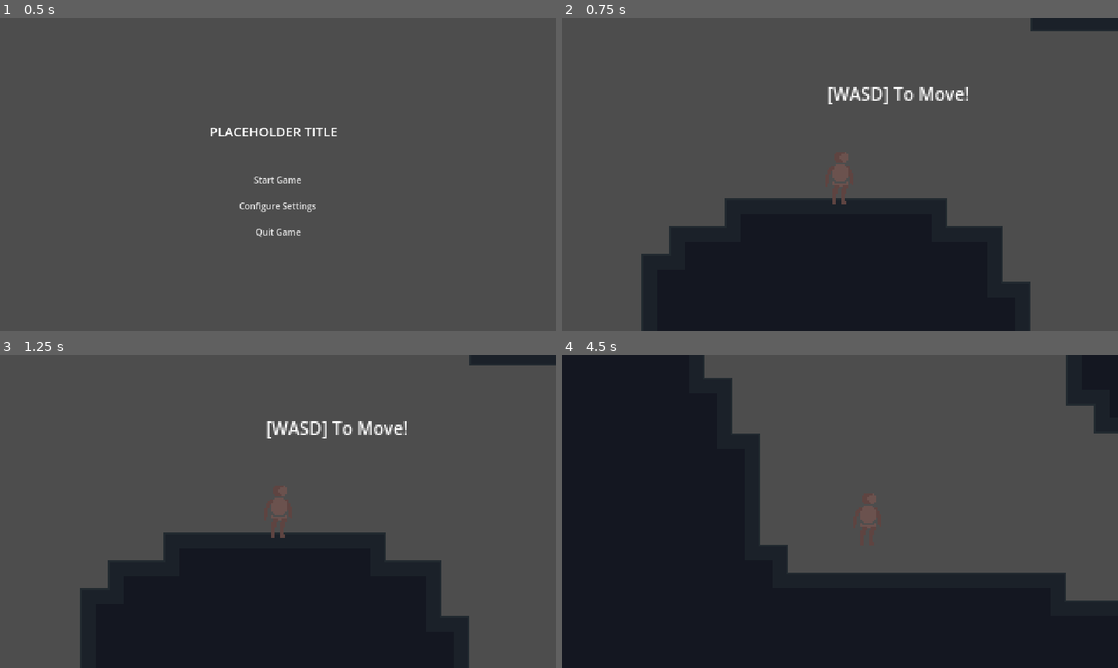
Above: before the commit, frames 1-4 (two rows, left to right).
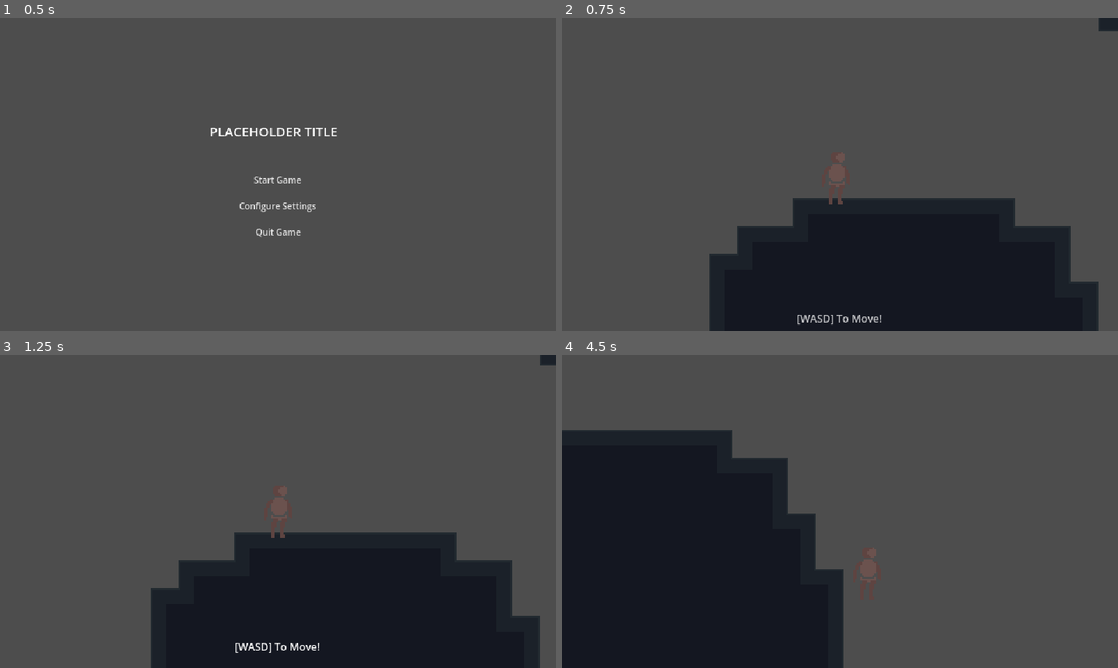
Above: after the commit, the same moments.

Repository: ApatheticWill/GWJ-75
Game: Godot game, scene res://Scenes/UserInterface/main_menu.tscn
The game is run twice, just before and just after one commit, with the same random seed, the same clock (stepped at 60 frames per second) and the same inputs.
Inputs:
- Up to frame 1 (0.5 s): no input
- Up to frame 2 (0.75 s): click "Start Game" at 0.5 s
- Up to frame 3 (1.25 s): no input
- Up to frame 4 (4.5 s): tap Enter at 1.25 s; hold E (interact) 1.28-2.03 s; hold D (move_right) 1.28-2.78 s; tap Space (jump) at 1.52, 1.55, 1.82, 2.1, 2.27, 2.57, 3.05, 3.77, 4.07, 4.35 s; tap E (interact) at 2.3, 3.6 s; hold A (move_left) 2.78-3.53 s; hold E (interact) 2.78-3.53 s; hold D (move_right) from 3.53 s (still down)

Frame 1 is identical in both runs. In frame 2, 12% of the frame differs, in the area x 14-97%, y 0-100%; in frame 3, 12%; in frame 4, 26%, in the area x 0-100%, y 0-100%.

Commit message:
add tutorial text

Diff:
--- a/Scenes/Root/master.tscn
+++ b/Scenes/Root/master.tscn
@@ -16,6 +16,12 @@
 [ext_resource type="Resource" uid="uid://3kum0twsquca" path="res://Assets/Resource/challenge_2.tres" id="6_snt6k"]
 [ext_resource type="PackedScene" uid="uid://deal06fk0k00g" path="res://Scenes/Environment/text_tablet.tscn" id="11_p6hro"]
 [ext_resource type="AudioStream" uid="uid://cidedxbvo4w3k" path="res://Assets/Sound/SFX/Enviroment/GWJ75_worldtransitionSFX2.mp3" id="13_76pcj"]
+
+[sub_resource type="RectangleShape2D" id="RectangleShape2D_imkx8"]
+size = Vector2(4, 112)
+
+[sub_resource type="RectangleShape2D" id="RectangleShape2D_xxmal"]
+size = Vector2(2, 64)
 
 [sub_resource type="RectangleShape2D" id="RectangleShape2D_et2bt"]
 size = Vector2(5.50635, 64.0172)
@@ -133,17 +139,17 @@
 [node name="TutorialMirror" parent="Mirrors" instance=ExtResource("3_k2vys")]
 position = Vector2(571, 60)
 scene_resource = ExtResource("4_s5lb0")
-respawn_point = Vector2(570, 82)
+respawn_point = Vector2(570.834, 85)
 
 [node name="ChallengeMirror1" parent="Mirrors" instance=ExtResource("3_k2vys")]
 position = Vector2(1644, -244)
 scene_resource = ExtResource("5_m30yn")
-respawn_point = Vector2(1645, -223)
+respawn_point = Vector2(1645, -224)
 
 [node name="ChallengeMirror2" parent="Mirrors" instance=ExtResource("3_k2vys")]
 position = Vector2(2089, 685)
 scene_resource = ExtResource("6_snt6k")
-respawn_point = Vector2(1991, 719)
+respawn_point = Vector2(2089, 705)
 
 [node name="SealedDoors" type="Node" parent="."]
 
@@ -153,33 +159,26 @@
 [node name="SealedDoor2" parent="SealedDoors" instance=ExtResource("3_cml17")]
 position = Vector2(2208, 200)
 
-[node name="PlaceholderText" type="Node" parent="."]
-
-[node name="MoveInfo" type="Label" parent="PlaceholderText"]
-offset_left = -357.0
-offset_top = -131.0
-offset_right = -275.0
-offset_bottom = -108.0
-theme_override_font_sizes/font_size = 10
-text = "[WASD] To Move!"
-
-[node name="JumpInfo" type="Label" parent="PlaceholderText"]
-offset_left = 58.0
-offset_top = 60.0
-offset_right = 140.0
-offset_bottom = 83.0
-theme_override_font_sizes/font_size = 10
-text = "[SPACE] To Jump!"
-
-[node name="InteractInfo" type="Label" parent="PlaceholderText"]
-offset_left = 583.0
-offset_top = 19.0
-offset_right = 653.0
-offset_bottom = 42.0
-theme_override_font_sizes/font_size = 10
-text = "[E] To Interact!"
-
-[node name="MirrorChallenge3" type="Label" parent="PlaceholderText"]
+[node name="InfoAreas" type="Node" parent="."]
+
+[node name="JumpInfoArea" type="Area2D" parent="InfoAreas"]
+position = Vector2(89, 88)
+collision_layer = 0
+collision_mask = 2
+
+[node name="CollisionShape2D" type="CollisionShape2D" parent="InfoAreas/JumpInfoArea"]
+shape = SubResource("RectangleShape2D_imkx8")
+debug_color = Color(5.77569e-07, 0.578762, 0.808368, 0.42)
+
+[node name="InteractInfoArea" type="Area2D" parent="InfoAreas"]
+position = Vector2(440, 61)
+collision_layer = 0
+collision_mask = 2
+
+[node name="CollisionShape2D" type="CollisionShape2D" parent="InfoAreas/InteractInfoArea"]
+shape = SubResource("RectangleShape2D_xxmal")
+
+[node name="MirrorChallenge3" type="Label" parent="InfoAreas"]
 offset_left = 3063.2
 offset_top = 453.592
 offset_right = 3103.2
@@ -187,7 +186,7 @@
 theme_override_font_sizes/font_size = 10
 text = "HERE!"
 
-[node name="Recommendation2" type="Label" parent="PlaceholderText"]
+[node name="Recommendation2" type="Label" parent="InfoAreas"]
 offset_left = 2710.0
 offset_top = 37.0
 offset_right = 2901.0
@@ -281,7 +280,7 @@
 tile_set = SubResource("TileSet_fl10p")
 
 [node name="Player" parent="." instance=ExtResource("2_58ltc")]
-position = Vector2(-349, -80)
+position = Vector2(-385, -80)
 
 [node name="GUI" parent="." instance=ExtResource("3_mtnaf")]
 
@@ -303,3 +302,6 @@
 stream = ExtResource("13_76pcj")
 volume_db = -8.0
 bus = &"SFXEnv"
+
+[connection signal="body_entered" from="InfoAreas/JumpInfoArea" to="." method="_on_jump_info_area_body_entered"]
+[connection signal="body_entered" from="InfoAreas/InteractInfoArea" to="." method="_on_interact_info_area_body_entered"]
--- a/Scenes/UserInterface/gui.tscn
+++ b/Scenes/UserInterface/gui.tscn
@@ -1,9 +1,12 @@
-[gd_scene load_steps=3 format=3 uid="uid://c752ye2qiju3r"]
+[gd_scene load_steps=4 format=3 uid="uid://c752ye2qiju3r"]
 
+[ext_resource type="PackedScene" uid="uid://bbltcgv4fvq84" path="res://Scenes/UserInterface/tutorial_box.tscn" id="1_mqtso"]
 [ext_resource type="PackedScene" uid="uid://dys1h3fpmulto" path="res://Scenes/UserInterface/pause_menu.tscn" id="1_qmv1r"]
 [ext_resource type="PackedScene" uid="uid://byefxqkar4n6h" path="res://Scenes/UserInterface/dialogue_box.tscn" id="2_nw7oh"]
 
 [node name="GUI" type="CanvasLayer"]
+
+[node name="TutorialBox" parent="." instance=ExtResource("1_mqtso")]
 
 [node name="DialogueBox" parent="." instance=ExtResource("2_nw7oh")]
 visible = false
--- /dev/null
+++ b/Scenes/UserInterface/tutorial_box.tscn
@@ -0,0 +1,142 @@
+[gd_scene load_steps=6 format=3 uid="uid://bbltcgv4fvq84"]
+
+[ext_resource type="Script" path="res://Scripts/UserInterface/tutorial_box.gd" id="1_pb1hq"]
+
+[sub_resource type="Animation" id="Animation_lfbpr"]
+resource_name = "Show"
+length = 0.2
+tracks/0/type = "value"
+tracks/0/imported = false
+tracks/0/enabled = true
+tracks/0/path = NodePath("TutorialPanel:position")
+tracks/0/interp = 1
+tracks/0/loop_wrap = true
+tracks/0/keys = {
+"times": PackedFloat32Array(0, 0.2),
+"transitions": PackedFloat32Array(1, 1),
+"update": 0,
+"values": [Vector2(235, 350), Vector2(235, 310)]
+}
+tracks/1/type = "value"
+tracks/1/imported = false
+tracks/1/enabled = true
+tracks/1/path = NodePath("TutorialPanel/MarginContainer/InfoText:self_modulate")
+tracks/1/interp = 1
+tracks/1/loop_wrap = true
+tracks/1/keys = {
+"times": PackedFloat32Array(0, 0.2),
+"transitions": PackedFloat32Array(1, 1),
+"update": 0,
+"values": [Color(1, 1, 1, 0), Color(1, 1, 1, 1)]
+}
+
+[sub_resource type="Animation" id="Animation_83ak8"]
+length = 0.001
+tracks/0/type = "value"
+tracks/0/imported = false
+tracks/0/enabled = true
+tracks/0/path = NodePath("TutorialPanel:position")
+tracks/0/interp = 1
+tracks/0/loop_wrap = true
+tracks/0/keys = {
+"times": PackedFloat32Array(0),
+"transitions": PackedFloat32Array(1),
+"update": 0,
+"values": [Vector2(235, 350)]
+}
+tracks/1/type = "value"
+tracks/1/imported = false
+tracks/1/enabled = true
+tracks/1/path = NodePath("TutorialPanel/MarginContainer/InfoText:self_modulate")
+tracks/1/interp = 1
+tracks/1/loop_wrap = true
+tracks/1/keys = {
+"times": PackedFloat32Array(0),
+"transitions": PackedFloat32Array(1),
+"update": 0,
+"values": [Color(1, 1, 1, 0)]
+}
+
+[sub_resource type="Animation" id="Animation_x6tue"]
+resource_name = "hİDE"
+length = 0.2
+tracks/0/type = "value"
+tracks/0/imported = false
+tracks/0/enabled = true
+tracks/0/path = NodePath("TutorialPanel:position")
+tracks/0/interp = 1
+tracks/0/loop_wrap = true
+tracks/0/keys = {
+"times": PackedFloat32Array(0, 0.2),
+"transitions": PackedFloat32Array(1, 1),
+"update": 0,
+"values": [Vector2(235, 310), Vector2(235, 350)]
+}
+tracks/1/type = "value"
+tracks/1/imported = false
+tracks/1/enabled = true
+tracks/1/path = NodePath("TutorialPanel/MarginContainer/InfoText:self_modulate")
+tracks/1/interp = 1
+tracks/1/loop_wrap = true
+tracks/1/keys = {
+"times": PackedFloat32Array(0, 0.2),
+"transitions": PackedFloat32Array(1, 1),
+"update": 0,
+"values": [Color(1, 1, 1, 1), Color(1, 1, 1, 0)]
+}
+
+[sub_resource type="AnimationLibrary" id="AnimationLibrary_yy71m"]
+_data = {
+"Hide": SubResource("Animation_x6tue"),
+"RESET": SubResource("Animation_83ak8"),
+"Show": SubResource("Animation_lfbpr")
+}
+
+[node name="TutorialBox" type="Control"]
+layout_mode = 3
+anchors_preset = 15
+anchor_right = 1.0
+anchor_bottom = 1.0
+grow_horizontal = 2
+grow_vertical = 2
+script = ExtResource("1_pb1hq")
+
+[node name="TutorialPanel" type="PanelContainer" parent="."]
+self_modulate = Color(1, 1, 1, 0)
+layout_mode = 1
+anchors_preset = 7
+anchor_left = 0.5
+anchor_top = 1.0
+anchor_right = 0.5
+anchor_bottom = 1.0
+offset_left = -85.0
+offset_top = -10.0
+offset_right = 85.0
+offset_bottom = 41.0
+grow_horizontal = 2
+grow_vertical = 0
+
+[node name="MarginContainer" type="MarginContainer" parent="TutorialPanel"]
+layout_mode = 2
+theme_override_constants/margin_left = 5
+theme_override_constants/margin_top = 5
+theme_override_constants/margin_right = 5
+theme_override_constants/margin_bottom = 5
+
+[node name="InfoText" type="RichTextLabel" parent="TutorialPanel/MarginContainer"]
+self_modulate = Color(1, 1, 1, 0)
+layout_mode = 2
+size_flags_vertical = 4
+theme_override_font_sizes/normal_font_size = 12
+bbcode_enabled = true
+text = "[center][WASD] To Move![/center]"
+fit_content = true
+scroll_active = false
+autowrap_mode = 1
+tab_size = 1
+shortcut_keys_enabled = false
+
+[node name="AnimationPlayer" type="AnimationPlayer" parent="."]
+libraries = {
+"": SubResource("AnimationLibrary_yy71m")
+}
--- a/Scripts/Autoload/eventbus.gd
+++ b/Scripts/Autoload/eventbus.gd
@@ -6,6 +6,7 @@
 signal heart_collected
 signal reflection_died
 signal player_died
+signal change_tutorial_text(tutorial_text : String)
 
 @warning_ignore("unused_signal")
 signal levelCompleated(level: int)
--- a/Scripts/Autoload/game_manager.gd
+++ b/Scripts/Autoload/game_manager.gd
@@ -1,6 +1,6 @@
 extends Node
 
-var overworld_respawn_point : Vector2 = Vector2(-350, -77)
+var overworld_respawn_point : Vector2 = Vector2(-390.694, -77)
 var mirrorworld_respawn_point_tutorial : Vector2
 var mirrorworld_respawn_point_1 : Vector2
 var mirrorworld_respawn_point_2 : Vector2
@@ -35,7 +35,7 @@
 
 func reset_progress() -> void:
 
-	overworld_respawn_point = Vector2(-350, -77)
+	overworld_respawn_point = Vector2(-390.694, -75.77)
 	sealed_door_unlocked = false
 	tutorial_beaten = false
 	first_challenge_beaten = false
--- a/Scripts/Root/master.gd
+++ b/Scripts/Root/master.gd
@@ -9,6 +9,8 @@
 @onready var challenge_mirror_2: Mirror = $Mirrors/ChallengeMirror2
 @onready var third_challenge_door: LockedDoor = $LockedDoors/ThirdChallengeDoor
 @onready var player: Player = $Player
+@onready var jump_info_area: Area2D = $InfoAreas/JumpInfoArea
+@onready var interact_info_area: Area2D = $InfoAreas/InteractInfoArea
 
 func _ready() -> void:
 
@@ -22,6 +24,8 @@
 	if GameManager.tutorial_beaten:
 		tutorial_mirror.call_deferred("queue_free")
 		tutorial_door.call_deferred("queue_free")
+	else:
+		Eventbus.change_tutorial_text.emit("[center][WASD] To Move![/center]")
 
 	if GameManager.first_challenge_beaten:
 		challenge_mirror_1.call_deferred("queue_free")
@@ -34,3 +38,21 @@
 	if GameManager.third_challenge_beaten:
 		# Will Have Mirror.
 		third_challenge_door.call_deferred("queue_free")
+
+
+func _on_jump_info_area_body_entered(body: Node2D) -> void:
+
+	if !body is Player:
+		return
+
+	jump_info_area.call_deferred("queue_free")
+	Eventbus.change_tutorial_text.emit("[center][SPACE] To Jump![/center]")
+
+
+func _on_interact_info_area_body_entered(body: Node2D) -> void:
+
+	if !body is Player:
+		return
+
+	interact_info_area.call_deferred("queue_free")
+	Eventbus.change_tutorial_text.emit("[center][E] To Interact![/center]")
--- /dev/null
+++ b/Scripts/UserInterface/tutorial_box.gd
@@ -0,0 +1,16 @@
+extends Control
+class_name TutorialBox
+
+@onready var info_text: RichTextLabel = $TutorialPanel/MarginContainer/InfoText
+@onready var animation_player: AnimationPlayer = $AnimationPlayer
+
+func _ready() -> void:
+
+	Eventbus.change_tutorial_text.connect(on_tutorial_text_changed)
+
+func on_tutorial_text_changed(text : String) -> void:
+
+	info_text.text = text
+	animation_player.play("Show")
+	await get_tree().create_timer(3).timeout
+	animation_player.play("Hide")
Not shown: 1 places in Scenes/Root/master.tscn that only renumber resources
